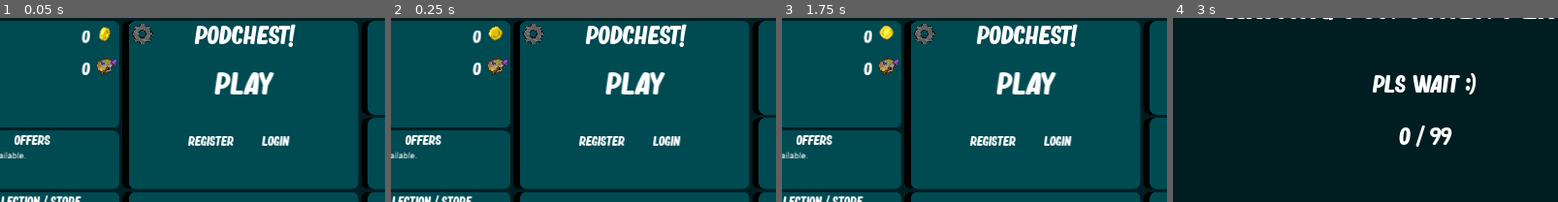
Above: before the commit, frames 1-4 (left to right).
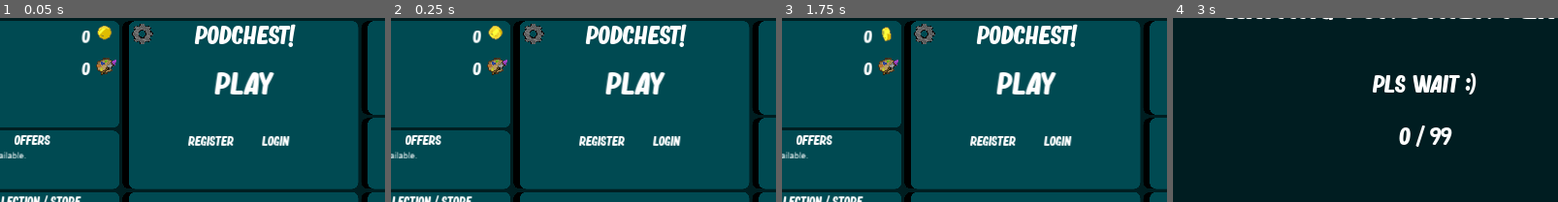
Above: after the commit, the same moments.

Repository: Ludermis/Podchest
Game: Godot game, scene res://Prefabs/Scenes/MainScene.tscn
Same seed, same stepped clock (60 frames per second), same inputs: the game is played once before the commit and once after it.
Inputs (mouse positions are % of the whole screen's width and height, from its top left):
- Up to frame 1 (0.05 s): no input
- Up to frame 2 (0.25 s): no input
- Up to frame 3 (1.75 s): click "Play" at 0.5 s; click "Main Menu" at 1.25 s
- Up to frame 4 (3 s): click "Play" at 2 s; tap Enter at 2.75 s; move the mouse to (72, 44) at 2.77 s; hold D (right) from 2.78 s (still down); click (72, 44) at 2.85 s
The pictures show only the part of the screen within x 18-68%, y 11-61%; the shares and areas given below are measured in that part.

The runs differ from the first frame. In frame 1, 0.2% of the frame differs, in the area x 25-30%, y 4-13%; in frame 2, 0.2%; in frame 3, 0.2%; in frame 4, nothing differs.

Commit message:
Lynext
Serverside updates

Diff:
--- a/Prefabs/Scenes/GameScene.tscn
+++ b/Prefabs/Scenes/GameScene.tscn
@@ -58,26 +58,6 @@
 centered = false
 region_enabled = true
 region_rect = Rect2( -1, -1, 3202, 3202 )
-
-[node name="StaticBody2D" type="StaticBody2D" parent="."]
-collision_mask = 3
-
-[node name="CollisionShape2D" type="CollisionPolygon2D" parent="StaticBody2D"]
-polygon = PoolVector2Array( -32, 48, -48, 48, -48, -3184, -32, -3184, -32, 48 )
-
-[node name="CollisionShape2D4" type="CollisionPolygon2D" parent="StaticBody2D"]
-position = Vector2( 3216, 0 )
-polygon = PoolVector2Array( -32, 48, -48, 48, -48, -3184, -32, -3184, -32, 48 )
-
-[node name="CollisionShape2D2" type="CollisionPolygon2D" parent="StaticBody2D"]
-position = Vector2( 0, 80 )
-rotation = 1.5708
-polygon = PoolVector2Array( -32, 48, -48, 48, -48, -3184, -32, -3184, -32, 48 )
-
-[node name="CollisionShape2D3" type="CollisionPolygon2D" parent="StaticBody2D"]
-position = Vector2( 0, -3136 )
-rotation = 1.5708
-polygon = PoolVector2Array( -32, 48, -48, 48, -48, -3184, -32, -3184, -32, 48 )
 
 [node name="CanvasLayer" type="CanvasLayer" parent="."]
 
--- a/Prefabs/Scenes/MainScene.tscn
+++ b/Prefabs/Scenes/MainScene.tscn
@@ -481,7 +481,7 @@
 position = Vector2( 411.432, 42.1931 )
 scale = Vector2( 2, 2 )
 frames = SubResource( 13 )
-frame = 1
+frame = 3
 playing = true
 
 [node name="APSprite" type="AnimatedSprite" parent="AccountPanel"]
--- a/Scripts/Global/Vars.gd
+++ b/Scripts/Global/Vars.gd
@@ -1,6 +1,5 @@
 extends Node
 
-var friction = 0.2
 var serverIP = "localhost"
 var serverPort = 27015
 var dirtCount = 0
